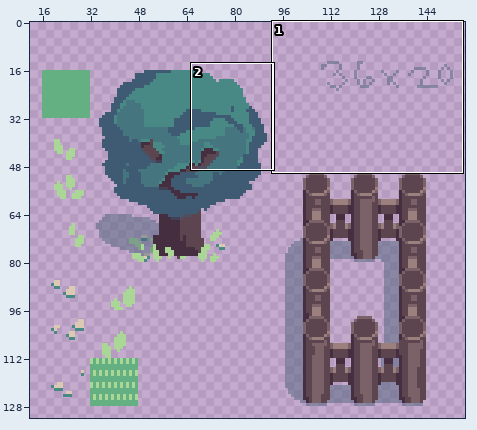
Sprite sheet: src/Art/Tilesets/Tileset_Brackey's Jam.png. The first picture is a wide view before the edit; the outline marks the close-up.
Close-up. As it was:
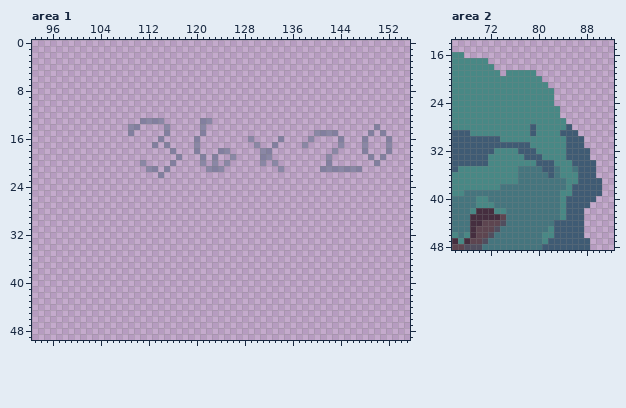
The file is 160x144 pixels. Shown: area 1: x 93..155, y 0..49; area 2: x 66..92, y 14..48. The wide view leaves out empty margins. The commit also changed other parts of the picture, which this record leaves out.
Now the later version:
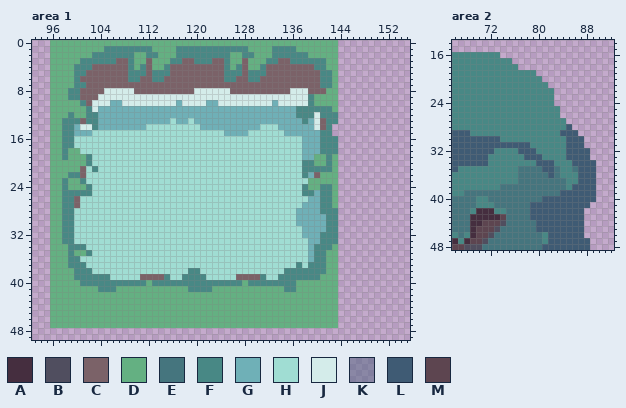
Palette (. is transparent): A #452e3f  B #504e5f  C #7b6268  D #64b082  E #45757e  F #488885  G #6fb0b7  H #a0ddd3  J #d4ecea  K #3f5b7470  L #3f5b74  M #5d4550
Changes in this commit:
Area 1:
y 0: x 96..143 ................................................ -> DDDDDDDDDDDDDDDDDDDDDDDDDDDDDDDDDDDDDDDDDDDDDDDD
y 1: x 96..143 ................................................ -> DDDDDDDDDFFFFFFFFDDDDFFFFFFFFFFFFDDDDFFFFDDDDDDD
y 2: x 96..143 ................................................ -> DDDDDDDFFFFFFFDDFFDDDFFFFFFFFFDDFFDDDFFFFFFDDDDD
y 3: x 96..143 ................................................ -> DDDDDFFFFFFCCFDDCDDDFFCCFFFCCFDDCDDDFFCCFFFFFFDD
y 4: x 96..143 ................................................ -> DDDDFFFCCCCCCFDFCDDFCCCCCCCCCFDFCDDFCCCCCCCCFFDD
y 5: x 96..143 ................................................ -> DDDDFFCCCCCCCFFFCFFFCCCCCCCCCFFFCFFFCCCCCCCCCFFD
y 6: x 96..143 ................................................ -> DDDDFCCCCCCCCFFCCFFCCCCCCCCCCFFCCFFCCCCCCCCCCFFD
y 7: x 96..143 ................................................ -> DDDDFFCCCCCCCCCCCCCCCCCCCCCCCCCCCCCCCCCCCCCCCFFD
y 8: x 96..143 ................................................ -> DDDFFCCCCJJJJJCCCCCCCCCCJJJJJJCCCCCCCCCCJJJCCCDD
y 9: x 96..143 ................................................ -> DDDFFCCCJJJJJJJJJJJJJJJJJJJJJJJJJJJJJJJJJJJFDDDD
y 10: x 96..143 ................................................ -> DDDDDFCJJJGGJJJJJJJJJGJJJJGGJJJJJJJJJGJJJJJFDDDD
y 11: x 96..143 ................................................ -> DDDDDDFJGGGGGGGGGGGGGGGGGGGGGGGGGGGGGGGGGFFFFFFD
y 12: x 96..143 ................................................ -> DDDFDDFFGGGGGGGGGGGGGGGGGGGGGGGGGGGGGGGGGFFFJFFF
y 13: x 96..143 ...............KKKK......KK..................... -> DDFFFCFFGGGGGGGGGGGGHGGHGGGGGGGGGGGGGGGGGGFGJCFF
y 14: x 96..142 .............KK....K.....K..................... -> DDFFGJJFGGGGGGGGHHHHHHHHHGGGGGGGGGGHHHGGGGGGJCF; x 150 K -> .
y 15: x 96..143 .............K.....K.....K..................KKKK -> DDFFGGGHHHHHHHHHHHHHHHHHHHHHHGGGGHHHHHHGGGGGGFF.; x 149 K -> .; x 151 K -> .
y 16: x 96..144 ..................K.....K........K....K....K....K -> DDFFHHHHHHHHHHHHHHHHHHHHHHHHHHHHHHHHHHHHHHGGGFFF.; x 148 K -> .; x 152 K -> .
y 17: x 96..144 .................K.K....K.........K..K....K.....K -> DDFFHHHHHHHHHHHHHHHHHHHHHHHHHHHHHHHHHHHHHHGGGFFF.; x 148 K -> .; x 152 K -> .
y 18: x 96..143 ....................K...K...KK.....KK..........K -> DDFDDHHHHHHHHHHHHHHHHHHHHHHHHHHHHHHHHHHHHHGGGFFF; x 148 K -> .; x 152 K -> .
y 19: x 96..143 .....................K...K.K..K....KK.........K. -> DDFDDDFHHHHHHHHHHHHHHHHHHHHHHHHHHHHHHHHHHHGGDDFD; x 149 K -> .; x 151 K -> .
y 20: x 96..143 ...............K....K....K.K.K.....K.K........K. -> DDDDDDFHHHHHHHHHHHHHHHHHHHHHHHHHHHHHHHHHHHFFDDFD; x 150 K -> .
y 21: x 96..147 ................KK.K......KKK.........K......KKKKKKK -> DDDDDCHFHHHHHHHHHHHHHHHHHHHHHHHHHHHHHHHHHHFFFFFD....
y 22: x 96..143 ..................K............................. -> DDDFFCHHHHHHHHHHHHHHHHHHHHHHHHHHHHHHHHHHHHFGCDDD
y 23: x 96..143 ................................................ -> DDFDDFHHHHHHHHHHHHHHHHHHHHHHHHHHHHHHHHHHHHHDDDDD
y 24: x 96..143 ................................................ -> DDFDDDFHHHHHHHHHHHHHHHHHHHHHHHHHHHHHHHHHHHFDDFFD
y 25: x 96..143 ................................................ -> DDFFFFFHHHHHHHHHHHHHHHHHHHHHHHHHHHHHHHHHHHFFGFFD
y 26: x 96..143 ................................................ -> DDFFCHHHHHHHHHHHHHHHHHHHHHHHHHHHHHHHHHHHHHHGGFFD
y 27: x 96..143 ................................................ -> DDFFCHHHHHHHHHHHHHHHHHHHHHHHHHHHHHHHHHHHHHGGGFFD
y 28: x 96..143 ................................................ -> DDFFHHHHHHHHHHHHHHHHHHHHHHHHHHHHHHHHHHHHHGGGGFFF
y 29..30: x 96..143 ................................................ -> DDFFHHHHHHHHHHHHHHHHHHHHHHHHHHHHHHHHHHHHHGGGGGFF
y 31: x 96..143 ................................................ -> DDFFHHHHHHHHHHHHHHHHHHHHHHHHHHHHHHHHHHHHHHGGGGFF
y 32: x 96..143 ................................................ -> DDFFHHHHHHHHHHHHHHHHHHHHHHHHHHHHHHHHHHHHHHGGGFFF
y 33: x 96..143 ................................................ -> DDFFHHHHHHHHHHHHHHHHHHHHHHHHHHHHHHHHHHHHHHHGGFFF
y 34: x 96..143 ................................................ -> DDDFFFHHHHHHHHHHHHHHHHHHHHHHHHHHHHHHHHHHHHHGFFFD
y 35: x 96..143 ................................................ -> DDDFDDFHHHHHHHHHHHHHHHHHHHHHHHHHHHHHHHHHHHHGFFDD
y 36: x 96..143 ................................................ -> DDDFFHHHHHHHHHHHHHHHHHHHHHHHHHHHHHHHHHHHHHHGFFDD
y 37: x 96..143 ................................................ -> DDDFFFHHHHHHHHHHHHHHHHHHHHHHHHHHHHHHHHHHHFHFFFDD
y 38: x 96..143 ................................................ -> DDDDFFFHHHHHHHHHHHHHHHHFFHHHHHHHHHHHHHHFFFFFFFDD
y 39: x 96..143 ................................................ -> DDDDFFFFFFHHHHHCCCCFHHFFFFHHHHHCCCCFHHFFFFFFFDDD
y 40: x 96..143 ................................................ -> DDDDDFFFFFFFFFFFDFFFFFFFFFFFFFFFDFFFFFFFFDDDDDDD
y 41: x 96..143 ................................................ -> DDDDDDDDFFFDDDDDDDDDDDDFFFFDDDDDDDDDDDDFFDDDDDDD
y 42..47: x 96..143 ................................................ -> DDDDDDDDDDDDDDDDDDDDDDDDDDDDDDDDDDDDDDDDDDDDDDDD
Area 2:
y 16: x 68..73 ...... -> FFFFFF
y 17: x 72..75 .... -> FFFF
y 18: x 73..76 .... -> FFFF
y 19: x 74 . -> F
y 28..29: x 79 L -> F
y 37..38: x 90 L -> .
y 39: x 84..85 FF -> LL; x 90 L -> .
y 40: x 81..84 EEEF -> LLLL
y 41..43: x 79..84 EEEEEF -> LLLLLL
y 44: x 80..82 EEE -> LLL
y 45: x 80..82 EEF -> LLL
y 46: x 82 F -> L
